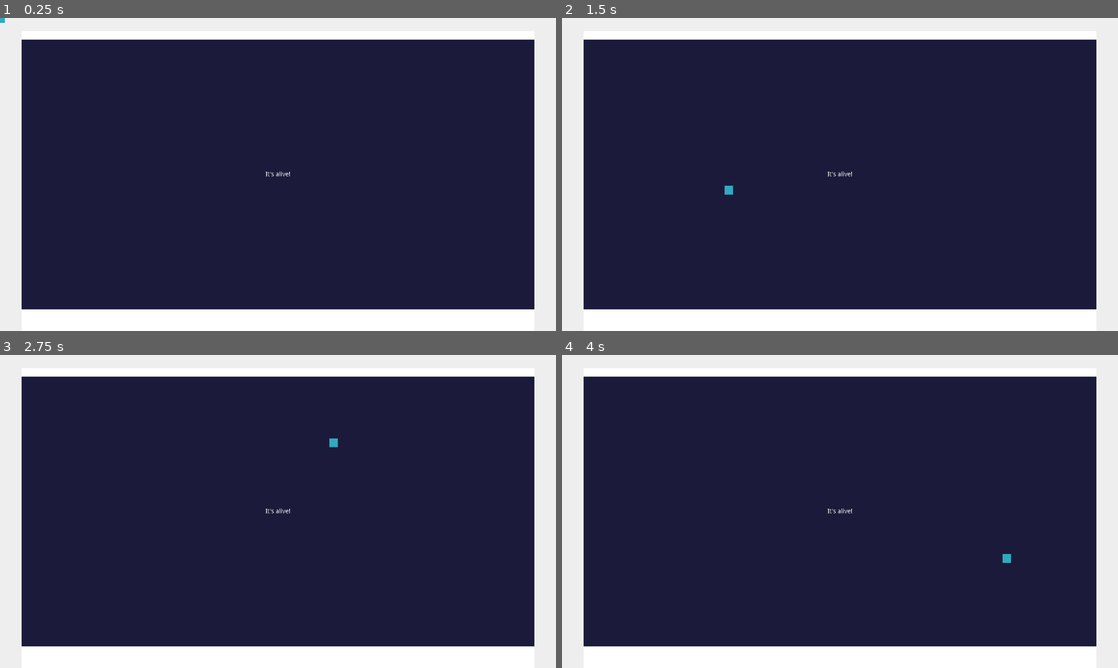
Above: before the commit, frames 1-4 (two rows, left to right).
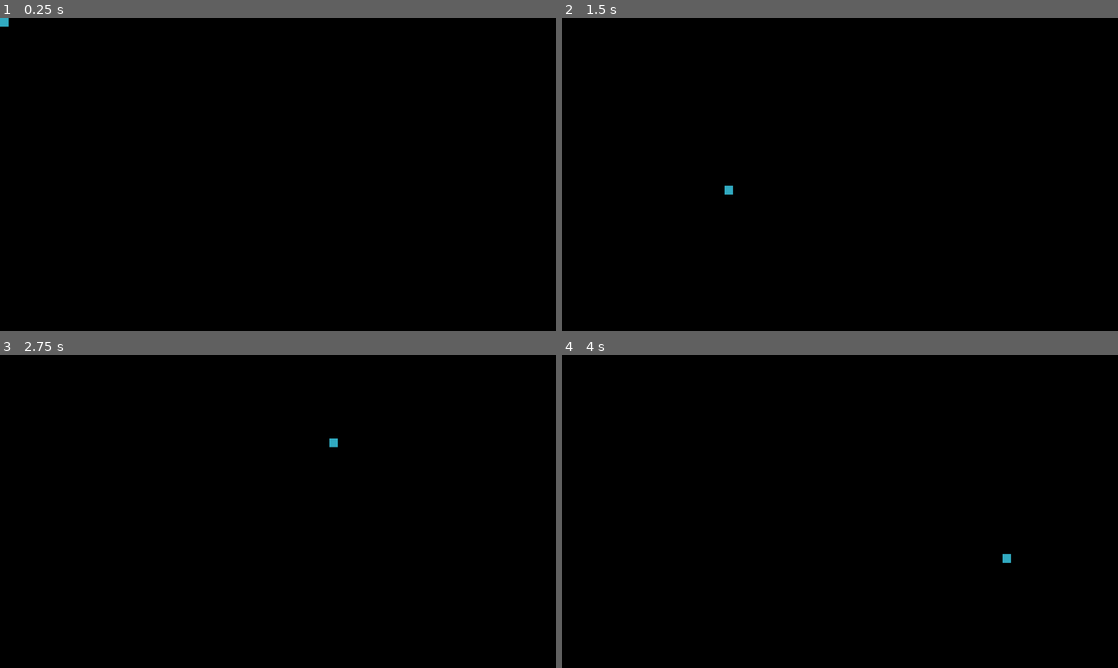
Above: after the commit, the same moments.

Repository: bitwise-aiden/godot-html-test
Game: Godot game, scene res://source/game.tscn
The game is run twice, just before and just after one commit, with the same random seed, the same clock (stepped at 60 frames per second) and the same inputs.
Inputs (mouse positions are in pixels of both pictures, inside the frame that each line leads up to):
- Up to frame 1 (0.25 s): no input
- Up to frame 2 (1.5 s): tap Enter at 0.5 s; move the mouse to (962, 158) at 0.52 s; tap Space at 1.25 s; move the mouse to (728, 190) at 1.27 s
- Up to frame 3 (2.75 s): tap Enter at 2 s; move the mouse to (333, 442) at 2.02 s
- Up to frame 4 (4 s): tap Space at 2.75 s; move the mouse to (812, 574) at 2.77 s; tap Enter at 3.5 s; move the mouse to (1006, 558) at 3.52 s

The runs differ from the first frame. In frame 1, 100% of the frame differs, in the area x 0-100%, y 0-100%; in frame 2, 100%; in frame 3, 100%; in frame 4, 100%.

Commit message:
Transparent approach

Diff:
--- a/default_bus_layout.tres
+++ /dev/null
@@ -1,15 +0,0 @@
-[gd_resource type="AudioBusLayout" format=2]
-
-[resource]
-bus/1/name = "Music"
-bus/1/solo = false
-bus/1/mute = false
-bus/1/bypass_fx = false
-bus/1/volume_db = 0.0
-bus/1/send = "Master"
-bus/2/name = "Effects"
-bus/2/solo = false
-bus/2/mute = false
-bus/2/bypass_fx = false
-bus/2/volume_db = 0.0
-bus/2/send = "Master"
--- a/default_env.tres
+++ /dev/null
@@ -1,8 +0,0 @@
-[gd_resource type="Environment" load_steps=2 format=2]
-
-[sub_resource type="ProceduralSky" id=1]
-
-[resource]
-background_mode = 1
-background_sky = SubResource( 1 )
-background_color = Color( 0.109804, 0.101961, 0.227451, 1 )
--- a/project.godot
+++ b/project.godot
@@ -14,11 +14,17 @@
 run/main_scene="res://source/game.tscn"
 config/icon="res://icon.png"
 
+[audio]
+
+default_bus_layout=""
+
 [display]
 
 window/size/width=1280
 window/size/height=720
 window/size/resizable=false
+window/per_pixel_transparency/allowed=true
+window/per_pixel_transparency/enabled=true
 
 [gui]
 
@@ -86,5 +92,4 @@
 [rendering]
 
 quality/driver/driver_name="GLES2"
-environment/default_clear_color=Color( 0.109804, 0.101961, 0.227451, 1 )
-environment/default_environment="res://default_env.tres"
+environment/default_clear_color=Color( 0.301961, 0.301961, 0.301961, 0 )
--- a/source/game.gd
+++ b/source/game.gd
@@ -4,13 +4,13 @@
 onready var cursor: ColorRect = $cursor
 
 func _ready() -> void:
-	JavaScript.eval("console.log('this works as expected')")
-	JavaScript.eval("const m = document.getElementById('main'); console.log(m.clientWidth, m.clientHeight);")
-	var a = JavaScript.eval("document.getElementById('main').clientWidth")
-	print("From inside Godot: ", a)
+	get_tree().get_root().set_transparent_background(true)
 
 
 func _process(delta: float) -> void:
 	var position: Vector2 = get_global_mouse_position()
 
+	position.x = min(1270.0, max(10.0, position.x))
+	position.y = min( 710.0, max(10.0, position.y))
+
 	cursor.rect_position = position - Vector2(10.0, 10.0)
--- a/source/game.tscn
+++ b/source/game.tscn
@@ -16,49 +16,14 @@
 margin_top = -7.0
 margin_right = 29.0
 margin_bottom = 7.0
+custom_colors/font_color = Color( 0, 0, 0, 1 )
 text = "It's alive!"
 align = 1
 valign = 1
 
-[node name="border_bottom" type="ColorRect" parent="."]
-anchor_left = 1.0
-anchor_right = 1.0
-anchor_bottom = 1.0
-margin_left = -1280.0
-margin_top = 670.0
-
-[node name="border_left" type="ColorRect" parent="."]
-margin_right = 50.0
-margin_bottom = 720.0
-color = Color( 0.933333, 0.933333, 0.933333, 1 )
-
-[node name="border_right" type="ColorRect" parent="."]
-anchor_left = 1.0
-anchor_right = 1.0
-anchor_bottom = 1.0
-margin_left = -50.0
-color = Color( 0.933333, 0.933333, 0.933333, 1 )
-
-[node name="border_top" type="ColorRect" parent="."]
-anchor_left = 1.0
-anchor_right = 1.0
-anchor_bottom = 1.0
-margin_left = -1280.0
-margin_bottom = -670.0
-color = Color( 0.933333, 0.933333, 0.933333, 1 )
-
-[node name="margin_top" type="ColorRect" parent="."]
-anchor_left = 1.0
-anchor_right = 1.0
-anchor_bottom = 1.0
-margin_left = -1230.0
-margin_top = 30.0
-margin_right = -50.0
-margin_bottom = -670.0
-
 [node name="cursor" type="ColorRect" parent="."]
-margin_left = 150.0
-margin_top = 215.0
-margin_right = 170.0
-margin_bottom = 235.0
+margin_left = 630.0
+margin_top = 320.0
+margin_right = 650.0
+margin_bottom = 340.0
 color = Color( 0.192157, 0.666667, 0.756863, 1 )
Not shown, added: assets/build/banner.png.import
Not shown, added: assets/build/banner.png
